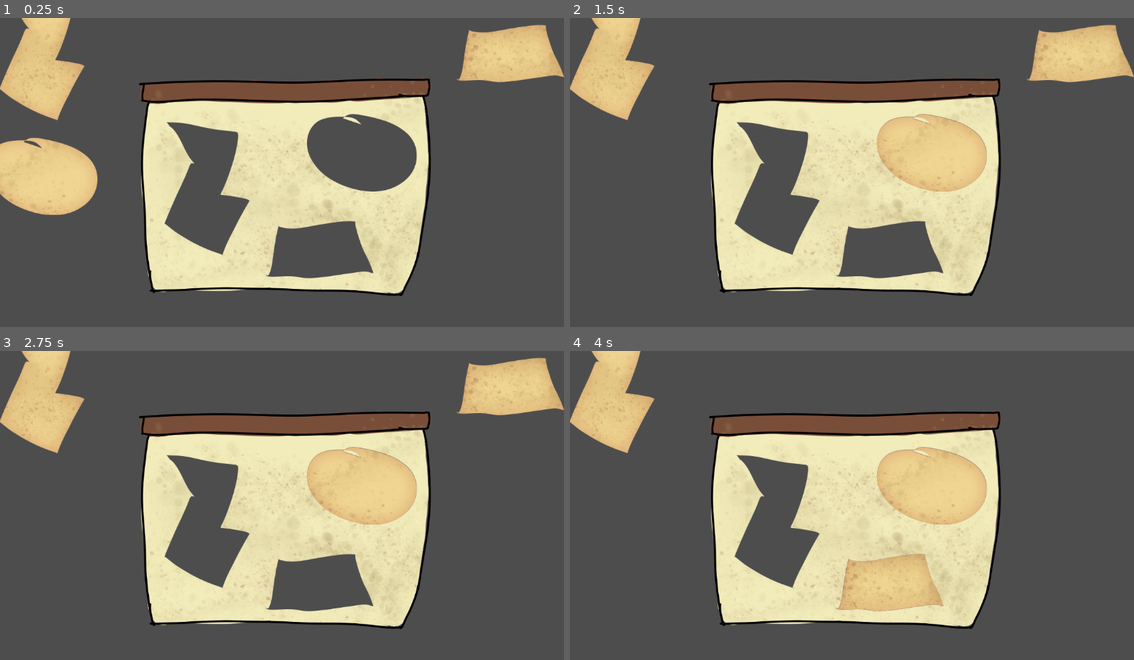
Above: before the commit, frames 1-4 (two rows, left to right).
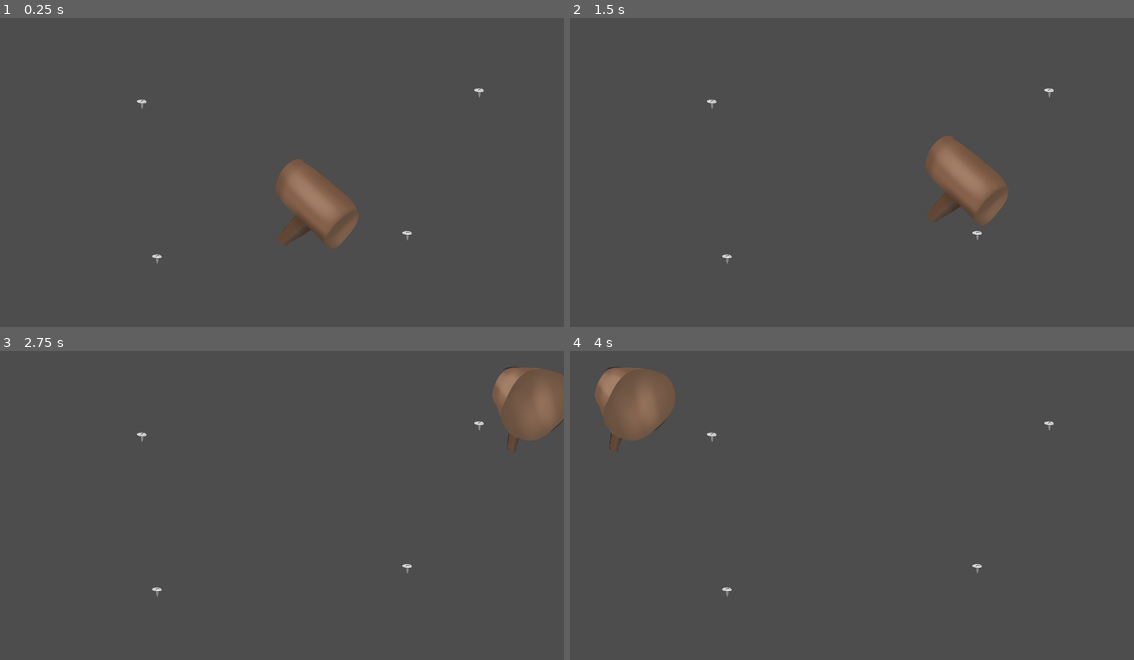
Above: after the commit, the same moments.

Repository: ZergioPC/Mecanicas-Godot
Game: Godot game, scene res://ToHarmer/to_harmer.tscn
Two runs of this game, one before a commit and one after it. Both use one fixed random seed, a clock stepped at 60 frames per second and the inputs below. Before the commit the project starts from res://Puzzle/puzzle.tscn.
Inputs (mouse positions are in pixels of both pictures, inside the frame that each line leads up to):
- Up to frame 1 (0.25 s): no input
- Up to frame 2 (1.5 s): tap Enter at 0.5 s; move the mouse to (615, 175) at 0.52 s; press the mouse at (615, 175) at 0.53 s; tap Space at 1.25 s; move the mouse to (930, 153) at 1.27 s; release the mouse at (930, 153) at 1.28 s; click (930, 153) at 1.35 s
- Up to frame 3 (2.75 s): tap Enter at 2 s; move the mouse to (507, 388) at 2.02 s; press the mouse at (507, 388) at 2.03 s
- Up to frame 4 (4 s): tap Space at 2.75 s; move the mouse to (891, 582) at 2.77 s; release the mouse at (891, 582) at 2.78 s; click (891, 582) at 2.85 s; tap Enter at 3.5 s; move the mouse to (615, 388) at 3.52 s; press the mouse at (615, 388) at 3.53 s

The runs differ from the first frame. In frame 1, 34% of the frame differs, in the area x 0-100%, y 0-90%; in frame 2, 34%; in frame 3, 34%; in frame 4, 34%.

Commit message:
NEW. Mecanica de clavar clavos agregada

Diff:
--- /dev/null
+++ b/ToHarmer/harmer.gd
@@ -0,0 +1,16 @@
+extends Node2D
+
+@onready var sprite = $AnimSprite
+
+func _ready() -> void:
+	sprite.frame = 0
+
+func _process(_delta: float) -> void:
+	global_position = get_global_mouse_position()
+
+func _input(event: InputEvent) -> void:
+	if event.is_action_pressed("ACTION") :
+		sprite.frame = 1
+
+	if event.is_action_released("ACTION") :
+		sprite.frame = 0
--- /dev/null
+++ b/ToHarmer/harmer.tscn
@@ -0,0 +1,28 @@
+[gd_scene load_steps=5 format=3 uid="uid://c7fme4mrha4v8"]
+
+[ext_resource type="Script" path="res://ToHarmer/harmer.gd" id="1_em7ly"]
+[ext_resource type="Texture2D" uid="uid://c44c2xftwd8ga" path="res://ToHarmer/harmer_1.png" id="1_j31sx"]
+[ext_resource type="Texture2D" uid="uid://diarl44fk23pw" path="res://ToHarmer/harmer_2.png" id="2_r4n4g"]
+
+[sub_resource type="SpriteFrames" id="SpriteFrames_t0f6w"]
+animations = [{
+"frames": [{
+"duration": 1.0,
+"texture": ExtResource("1_j31sx")
+}, {
+"duration": 1.0,
+"texture": ExtResource("2_r4n4g")
+}],
+"loop": true,
+"name": &"default",
+"speed": 5.0
+}]
+
+[node name="Harmer" type="Node2D"]
+script = ExtResource("1_em7ly")
+
+[node name="AnimSprite" type="AnimatedSprite2D" parent="."]
+scale = Vector2(0.35, 0.35)
+sprite_frames = SubResource("SpriteFrames_t0f6w")
+centered = false
+offset = Vector2(-120, -130)
--- /dev/null
+++ b/ToHarmer/nail.gd
@@ -0,0 +1,30 @@
+extends Node2D
+
+var life : int = 3
+var is_hovered : bool = false
+var is_complete : bool = false
+
+@onready var sprite = $Sprite2D
+
+signal to_harmer_nailed
+
+func _input(event: InputEvent) -> void:
+	if is_complete :
+		return
+
+	if event.is_action_pressed("ACTION") and is_hovered:
+		sprite.position.y += 5
+		life -= 1
+		if life <= 0 :
+			is_complete = true
+			to_harmer_nailed.emit()
+
+func _on_area_2d_mouse_entered() -> void:
+	if is_complete :
+		return
+	is_hovered = true
+
+func _on_area_2d_mouse_exited() -> void:
+	if is_complete :
+		return
+	is_hovered = false
--- /dev/null
+++ b/ToHarmer/nail.tscn
@@ -0,0 +1,23 @@
+[gd_scene load_steps=4 format=3 uid="uid://c1317nttmnedp"]
+
+[ext_resource type="Script" path="res://ToHarmer/nail.gd" id="1_bjm0w"]
+[ext_resource type="Texture2D" uid="uid://d3fuyb1lkt4bo" path="res://ToHarmer/nail.png" id="1_vadmx"]
+
+[sub_resource type="CircleShape2D" id="CircleShape2D_xe8jj"]
+radius = 48.5077
+
+[node name="Nail" type="Node2D"]
+script = ExtResource("1_bjm0w")
+
+[node name="Sprite2D" type="Sprite2D" parent="."]
+scale = Vector2(0.28, 0.28)
+texture = ExtResource("1_vadmx")
+
+[node name="Area2D" type="Area2D" parent="."]
+
+[node name="CollisionShape2D" type="CollisionShape2D" parent="Area2D"]
+rotation = 1.5708
+shape = SubResource("CircleShape2D_xe8jj")
+
+[connection signal="mouse_entered" from="Area2D" to="." method="_on_area_2d_mouse_entered"]
+[connection signal="mouse_exited" from="Area2D" to="." method="_on_area_2d_mouse_exited"]
--- /dev/null
+++ b/ToHarmer/to_harmer.gd
@@ -0,0 +1,20 @@
+extends Node2D
+
+@onready var nails_node = $Nails
+
+@export var markers : Array[Marker2D]
+var completation : int = 0
+
+func _ready() -> void:
+	completation = markers.size()
+
+	for nail in nails_node.get_children():
+		var rand_index = randi_range(0, markers.size() -1)
+
+		nail.global_position = markers.pop_at(rand_index).global_position
+		nail.to_harmer_nailed.connect(nails_progres)
+
+func nails_progres():
+	completation -= 1
+	if (completation <= 0) :
+		print("ganamoh")
--- /dev/null
+++ b/ToHarmer/to_harmer.tscn
@@ -0,0 +1,38 @@
+[gd_scene load_steps=4 format=3 uid="uid://co1f1qmts2cf"]
+
+[ext_resource type="Script" path="res://ToHarmer/to_harmer.gd" id="1_5so1l"]
+[ext_resource type="PackedScene" uid="uid://c7fme4mrha4v8" path="res://ToHarmer/harmer.tscn" id="1_x00nr"]
+[ext_resource type="PackedScene" uid="uid://c1317nttmnedp" path="res://ToHarmer/nail.tscn" id="2_afugl"]
+
+[node name="ToHarmer" type="Node2D" node_paths=PackedStringArray("markers")]
+script = ExtResource("1_5so1l")
+markers = [NodePath("Markers/P1"), NodePath("Markers/P2"), NodePath("Markers/P3"), NodePath("Markers/P4")]
+
+[node name="Nails" type="Node2D" parent="."]
+
+[node name="Nail_1" parent="Nails" instance=ExtResource("2_afugl")]
+
+[node name="Nail_2" parent="Nails" instance=ExtResource("2_afugl")]
+
+[node name="Nail_3" parent="Nails" instance=ExtResource("2_afugl")]
+
+[node name="Nail_4" parent="Nails" instance=ExtResource("2_afugl")]
+
+[node name="Harmer" parent="." instance=ExtResource("1_x00nr")]
+position = Vector2(-782, -146)
+
+[node name="Camera2D" type="Camera2D" parent="."]
+
+[node name="Markers" type="Node2D" parent="."]
+
+[node name="P1" type="Marker2D" parent="Markers"]
+position = Vector2(-286, -148)
+
+[node name="P2" type="Marker2D" parent="Markers"]
+position = Vector2(403, -171)
+
+[node name="P3" type="Marker2D" parent="Markers"]
+position = Vector2(256, 121)
+
+[node name="P4" type="Marker2D" parent="Markers"]
+position = Vector2(-255, 169)
--- a/project.godot
+++ b/project.godot
@@ -11,7 +11,7 @@
 [application]
 
 config/name="Mechanics_Testing"
-run/main_scene="res://Puzzle/puzzle.tscn"
+run/main_scene="res://ToHarmer/to_harmer.tscn"
 config/features=PackedStringArray("4.3", "Forward Plus")
 config/icon="res://icon.svg"
 
Binary file added: ToHarmer/harmer_1.png
Not shown, added: ToHarmer/harmer_1.png.import
Binary file added: ToHarmer/harmer_2.png
Not shown, added: ToHarmer/harmer_2.png.import
Binary file added: ToHarmer/nail.png
Not shown, added: ToHarmer/nail.png.import
